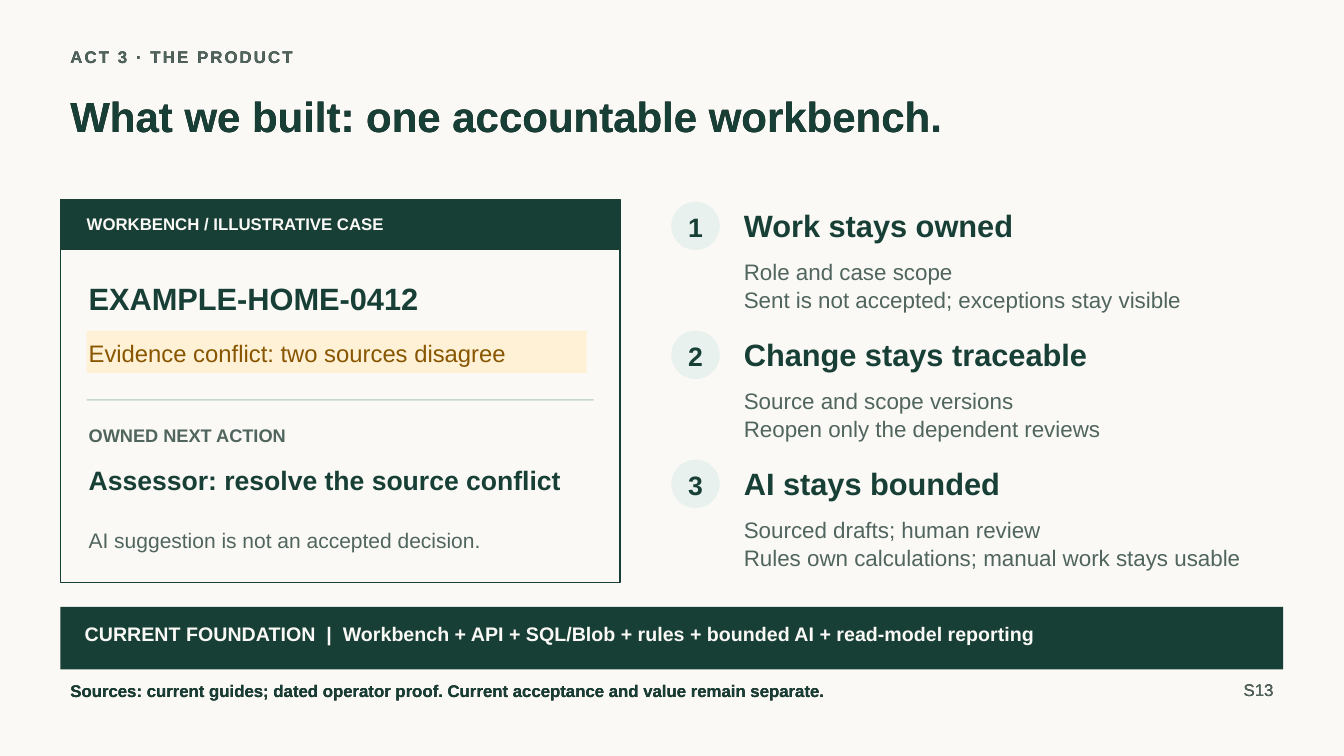
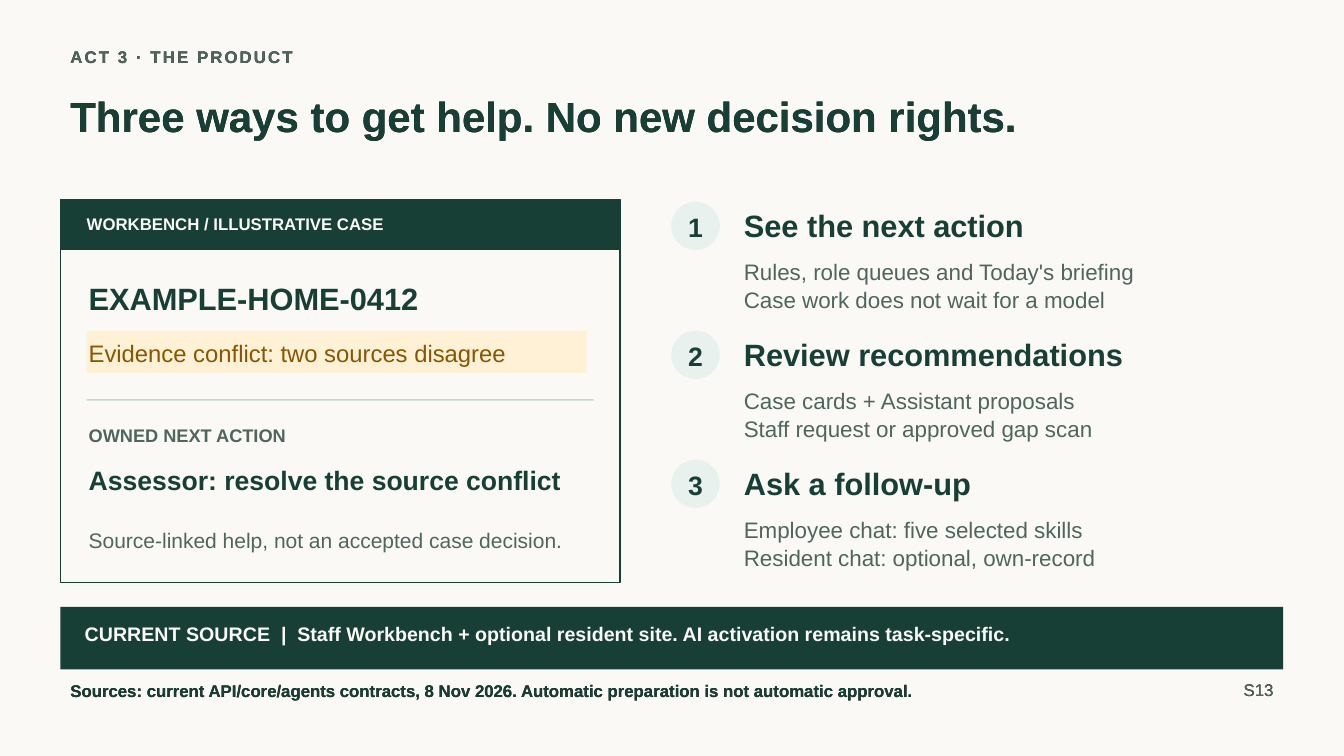
Before and after one commit to jmservera/ama, a slide deck: slide 14 of docs/capstone/deck/zava-forward-cowork-v2-draft.pptx. Drawn at 1344x756 pixels with LibreOffice and Linux fonts; fonts in the diff are those of the drawing. Boxes give left, top, right and bottom in pixels: in the first picture for what was removed or moved away, otherwise in the second. Text is boxed around its words. In the diff, an @@ line names an element or a change of style, - is before the commit and + after.

```diff
--- a/docs/capstone/deck/zava-forward-cowork-v2-draft.pptx
+++ b/docs/capstone/deck/zava-forward-cowork-v2-draft.pptx
@@ text at (70,101,1016,141): text changed @@
-What we built: one accountable workbench.
+Three ways to get help. No new decision rights.
@@ text at (744,214,1023,238): text changed @@
-Work stays owned
+See the next action
@@ text at (744,264,1134,308): text changed @@
-Role and case scope
-Sent is not accepted; exceptions stay visible
+Rules, role queues and Today's briefing
+Case work does not wait for a model
@@ text at (744,343,1123,367): text changed @@
-Change stays traceable
+Review recommendations
@@ text at (744,393,1092,442): text changed @@
-Source and scope versions
-Reopen only the dependent reviews
+Case cards + Assistant proposals
+Staff request or approved gap scan
@@ text at (744,472,970,500): text changed @@
-AI stays bounded
+Ask a follow-up
@@ text at (89,533,562,552): text changed @@
-AI suggestion is not an accepted decision.
+Source-linked help, not an accepted case decision.
@@ text at (744,522,1095,571): text changed @@
-Sourced drafts; human review
-Rules own calculations; manual work stays usable
+Employee chat: five selected skills
+Resident chat: optional, own-record
@@ text at (85,626,1009,645): text changed @@
-CURRENT FOUNDATION | Workbench + API + SQL/Blob + rules + bounded AI + read-model reporting
+CURRENT SOURCE | Staff Workbench + optional resident site. AI activation remains task-specific.
@@ text at (70,683,913,701): text changed @@
-Sources: current guides; dated operator proof. Current acceptance and value remain separate.
+Sources: current API/core/agents contracts, 8 Nov 2026. Automatic preparation is not automatic approval.
```
Also in this commit, not shown: 10 other slides changed, 2 slides added, 2 slides removed, 30 other files.
